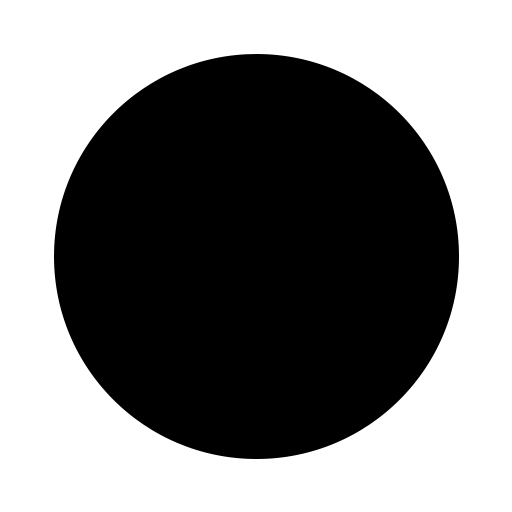
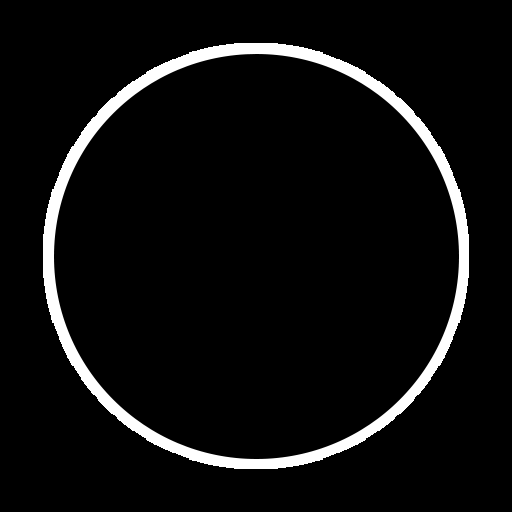
Layer changes from the first w=512, h=512 image to the second:
showed "Fondo" over [0, 0, 512, 512]
